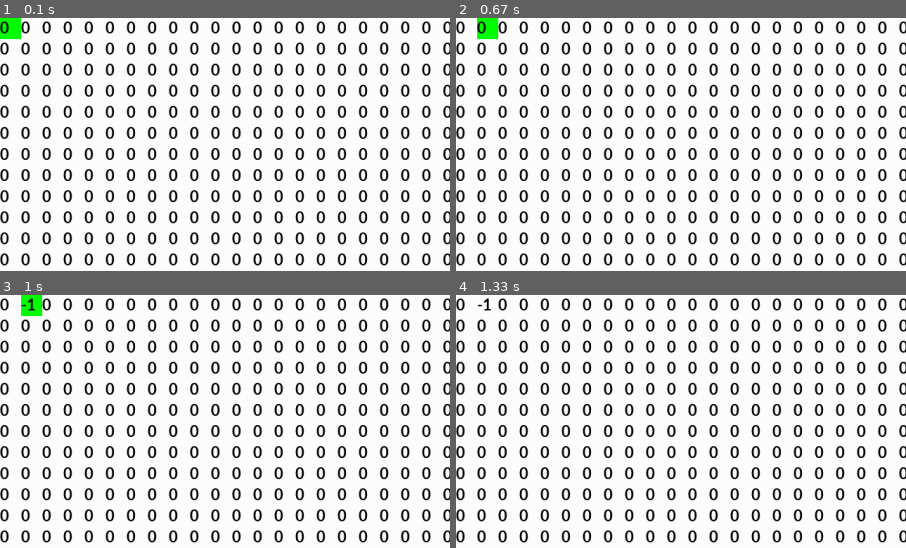
Above: before the commit, frames 1-4 (two rows, left to right).
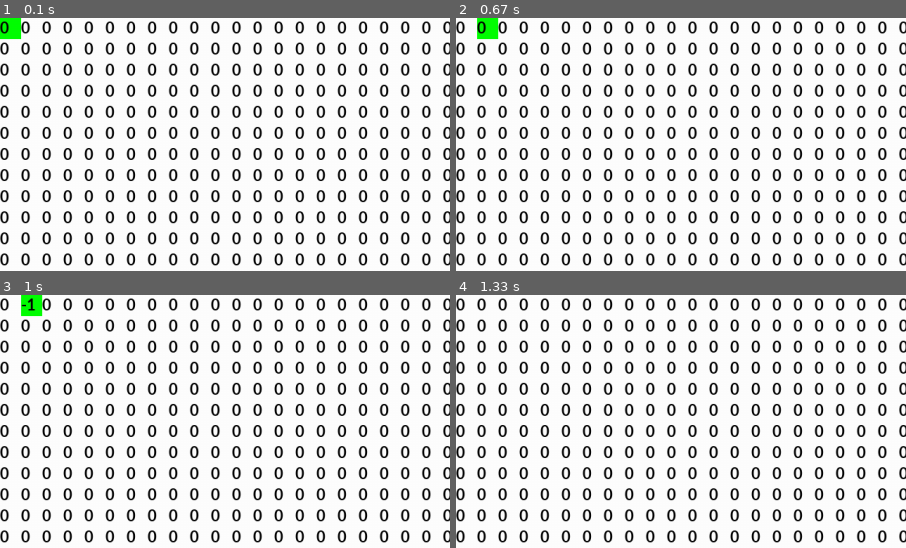
Above: after the commit, the same moments.

Repository: brianfu/TeamCSSS
Game: pygame game, started from Core/Grid.py
Same seed, same stepped clock (60 frames per second), same inputs: the game is played once before the commit and once after it.
Inputs:
- Up to frame 1 (0.1 s): no input
- Up to frame 2 (0.67 s): hold Right from 0.33 s (still down)
- Up to frame 3 (1 s): release Right at 0.8 s; tap X at 0.83 s
- Up to frame 4 (1.33 s): hold R from 1.17 s (still down); hold Up from 1.17 s (still down); tap Space at 1.23 s
The pictures show only the part of the screen within x 0-50%, y 0-50%; the shares and areas given below are measured in that part.

Frames 1-3 are identical in both runs. In frame 4, 0.1% of the frame differs, in the area x 4-8%, y 1-7%.

Commit message:
Added Reset key to Grid.py

Diff:
--- a/Core/Grid.py
+++ b/Core/Grid.py
@@ -96,8 +96,10 @@
 
                 #might as well do flag
                 space_pressed = True
-            if event.key == pygame.K_x:
+            elif event.key == pygame.K_x:
                 s_c_list[current_pos[0]][current_pos[1]] -= 1
+            elif event.key == pygame.K_r:
+                s_c_list[current_pos[0]][current_pos[1]] = 0
             #Move keys
             elif event.key == pygame.K_RIGHT:
                 current_pos[0] += 1
